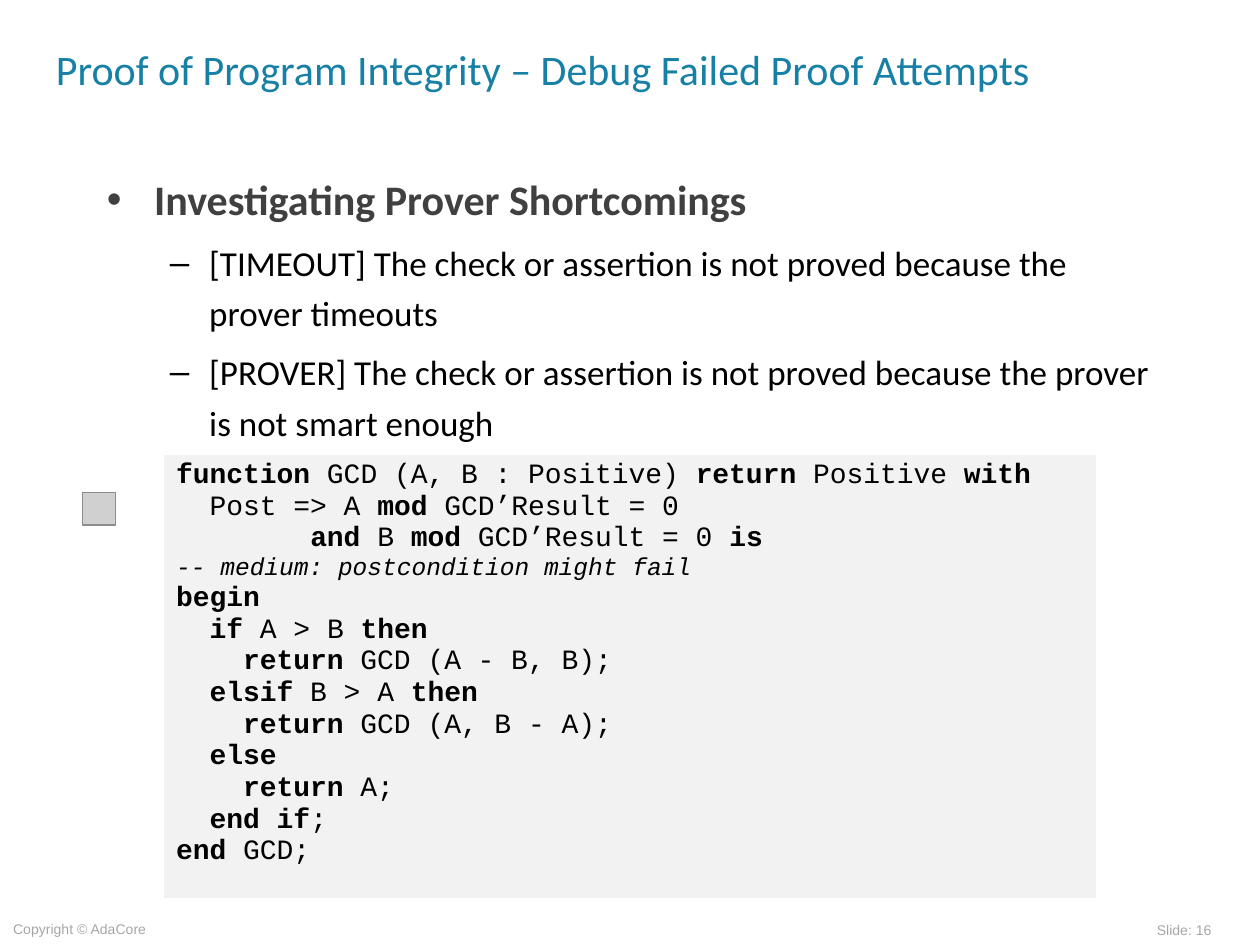
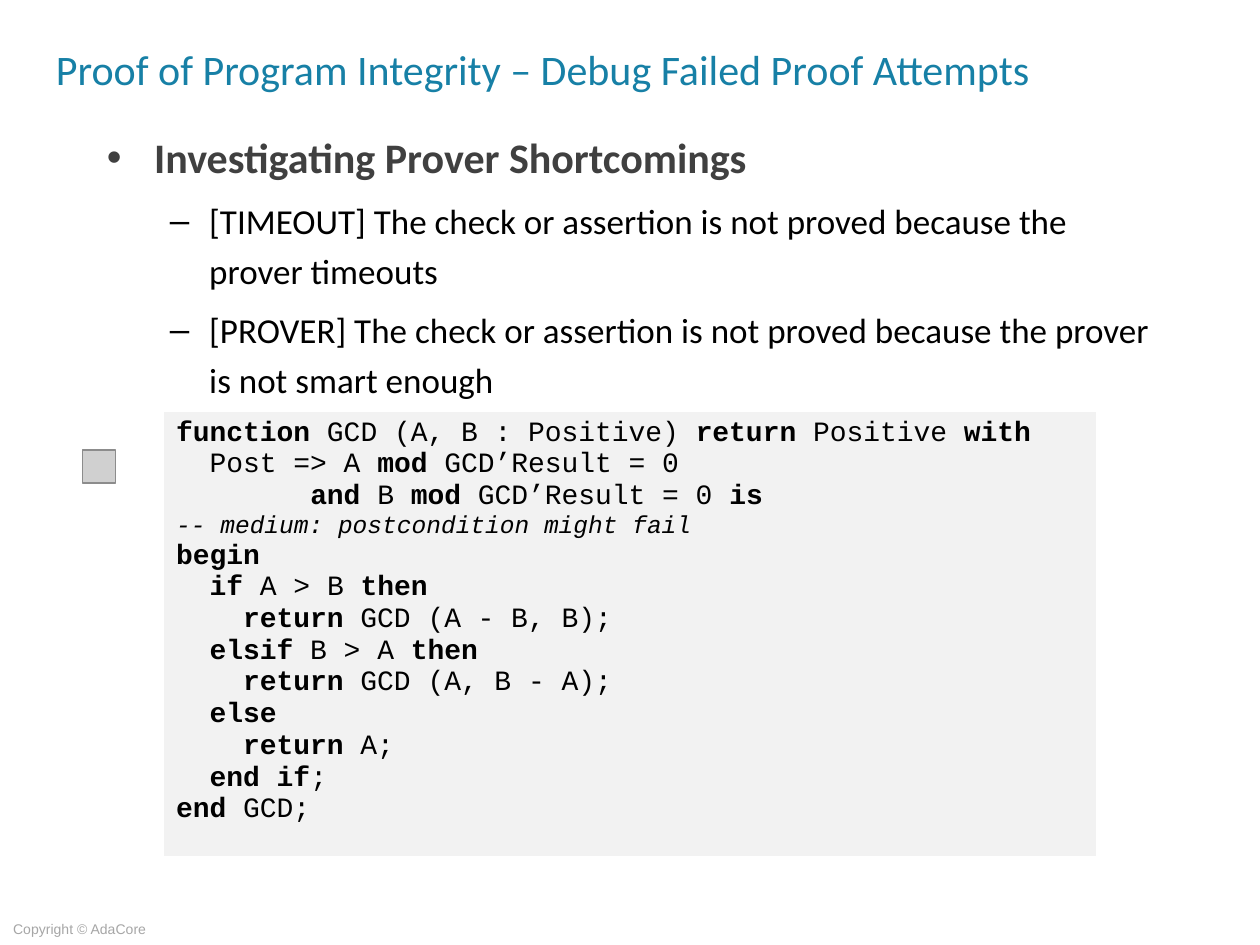
Before and after one commit to AdaCoreU/Courses, a slide deck: slide 16 of lectures/06_SPARK_2014/03_Proof_Of_Program_Integrity/Slides/03_Proof_Of_Program_Integrity.ppt. Drawn at 1260x945 pixels with LibreOffice and Linux fonts; fonts in the diff are those of the drawing; grey boxes stand for pictures; background and template pictures are left out. Boxes give left, top, right and bottom in pixels: in the first picture for what was removed or moved away, otherwise in the second. Text is boxed around its words. In the diff, an @@ line names an element or a change of style, - is before the commit and + after.

```diff
--- a/lectures/06_SPARK_2014/03_Proof_Of_Program_Integrity/Slides/03_Proof_Of_Program_Integrity.ppt
+++ b/lectures/06_SPARK_2014/03_Proof_Of_Program_Integrity/Slides/03_Proof_Of_Program_Integrity.ppt
@@ text "Investigating Prover Shortcomings": place and size @@
-text "Investigating Prover Shortcomings" at (154, 185, 1149, 442)
+text "Investigating Prover Shortcomings" at (154, 143, 1149, 399)
@@ table: place and size @@
-table at (164, 454, 1096, 898)
+table at (164, 412, 1096, 857)
@@ picture: place and size @@
-picture at (82, 493, 115, 525)
+picture at (82, 450, 115, 483)
@@ page number removed at (1157, 925, 1212, 935) @@
-Slide: 16
```
Also in this commit, not shown: 36 other slides changed, 2 slides added, 2 slides removed, 2 other files.
